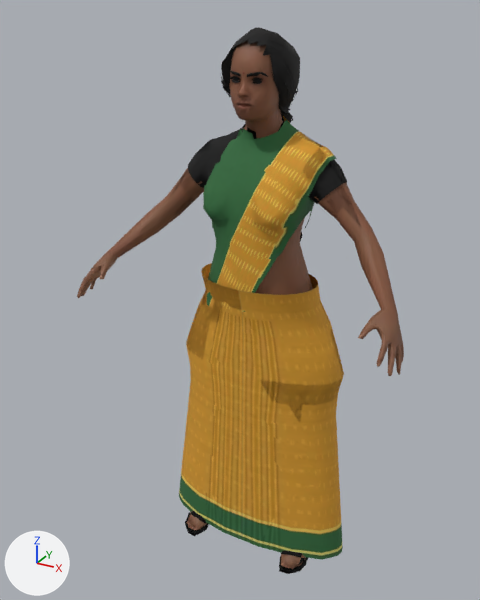
The glTF model godot-chennai/assets/people/temple_goer_f.glb, before and after one commit.
The view is the same before and after, from a 50 mm camera at (0.822, -1.661, 1.648) aimed at (-0.041, -0.09, 0.863). The lights are fixed; the arrows at lower left show +X, +Y and +Z. The picture after the commit comes second. Vertices at exactly the same position are counted once.

The first picture shows 'Body', 'Body_LOD1'.
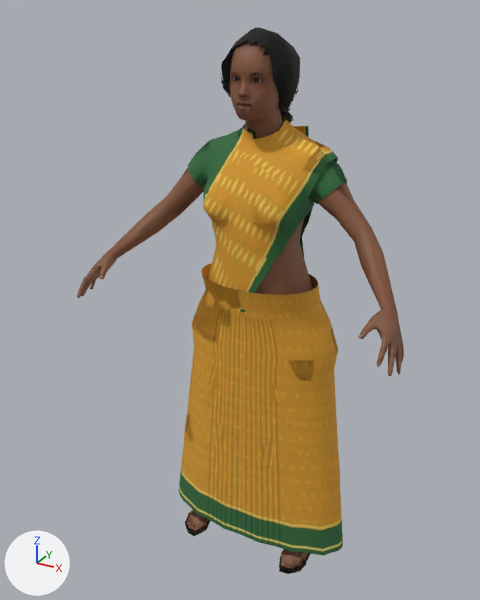
What changed in the scene script:
```text
Change me_body:
    used by ob_body; location = (0.0, 0.0, 0.0)
    remove me_body.from_pydata(...)  # 5688 vertices, 8205 faces; spans x -0.49..0.49, y -0.32..0.11, z 0.0..1.6
    add me_body.from_pydata(...)  # 5720 vertices, 8247 faces; spans x -0.49..0.49, y -0.32..0.12, z 0.0..1.6
    me_body part 1: a new loose piece of 32 vertices spanning x -0.21..0.09, y 0.03..0.12, z 0.63..1.35, in mat_outfit
    me_body part 2: 320 vertices moved from x -0.31..0.31, y -0.16..0.1, z 0.03..0.65 to x -0.31..0.31, y -0.16..0.1, z 0.05..0.66
    me_body part 3: 1704 kept faces spanning x -0.24..0.24, y -0.2..0.1, z 0.0..1.5 get new texture (UV) coordinates
Change me_body_lod1:
    used by ob_body_lod1; location = (0.0, 0.0, 0.0)
    remove me_body_lod1.from_pydata(...)  # 2640 vertices, 3385 faces; spans x -0.49..0.49, y -0.32..0.11, z 0.0..1.6
    add me_body_lod1.from_pydata(...)  # 2646 vertices, 3389 faces; spans x -0.49..0.49, y -0.32..0.12, z 0.0..1.6
    me_body_lod1 part 4: 52 vertices moved from x -0.28..0.28, y -0.15..0.09, z 0.02..0.65 to x -0.29..0.29, y -0.15..0.08, z 0.04..0.66; 109 vertices removed from x -0.31..0.31, y -0.16..0.1, z 0.02..0.79; 107 vertices added at x -0.31..0.31, y -0.16..0.1, z 0.04..0.8
    me_body_lod1 part 5: 11 vertices moved within x -0.02..0.09, y -0.17..0.09, z 1.14..1.5; 26 vertices removed from x -0.25..0.25, y -0.16..0.09, z 1.14..1.5; 4 vertices added at x -0.03..0.09, y -0.17..0.07, z 1.14..1.47
    me_body_lod1 part 6: 783 kept faces spanning x -0.28..0.29, y -0.2..0.1, z 0.0..1.5 get new texture (UV) coordinates
    other edits to the shape of me_body_lod1 do not show in these pictures
```

Boxes (x1, y1, x2, y2) around the edits, measured in the pictures (480 x 600 px; the box of a moved part takes in the faces that stretch with it):
part 1 of me_body, added (mostly hidden): after (293, 126, 309, 257)
part 2 of me_body, moved or reshaped: before (180, 325, 344, 560); after (179, 327, 342, 555)
part 3 of me_body, surface changed: (187, 73, 347, 573) in both
part 4 of me_body_lod1, moved or reshaped: before (179, 308, 343, 560); after (179, 308, 343, 555)
part 5 of me_body_lod1, reshaped (mostly hidden afterwards): before (237, 73, 343, 233); after (237, 78, 293, 233)
part 6 of me_body_lod1, surface changed: (188, 73, 342, 571) in both
